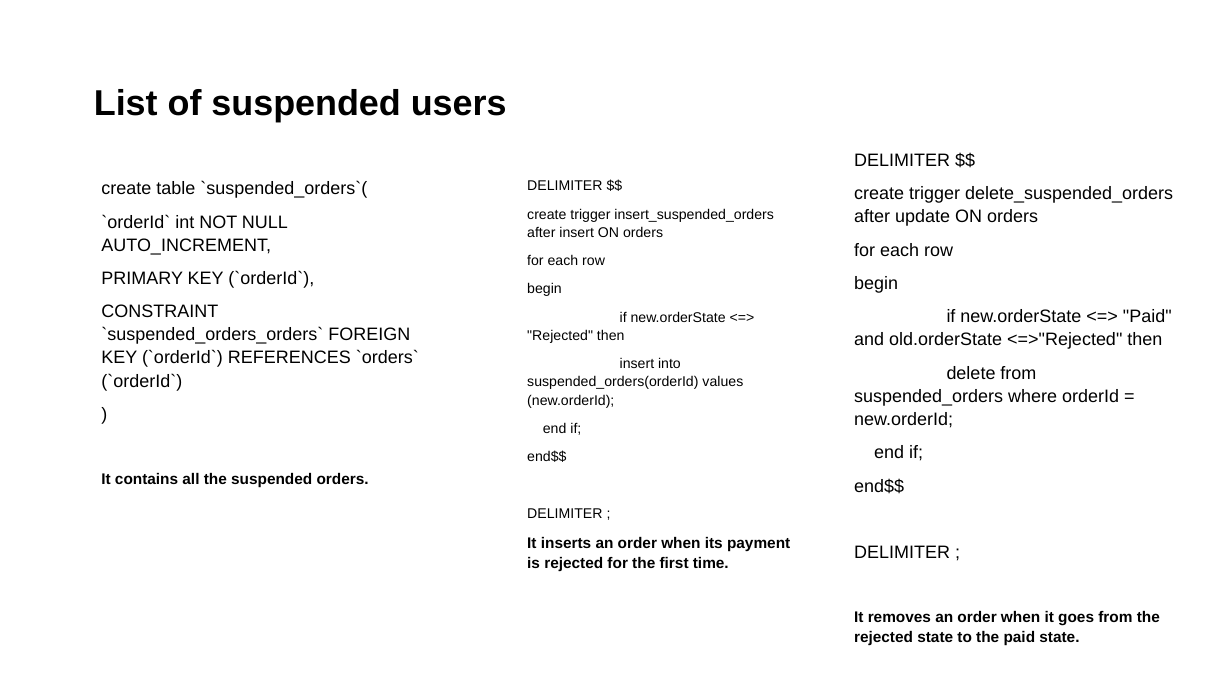
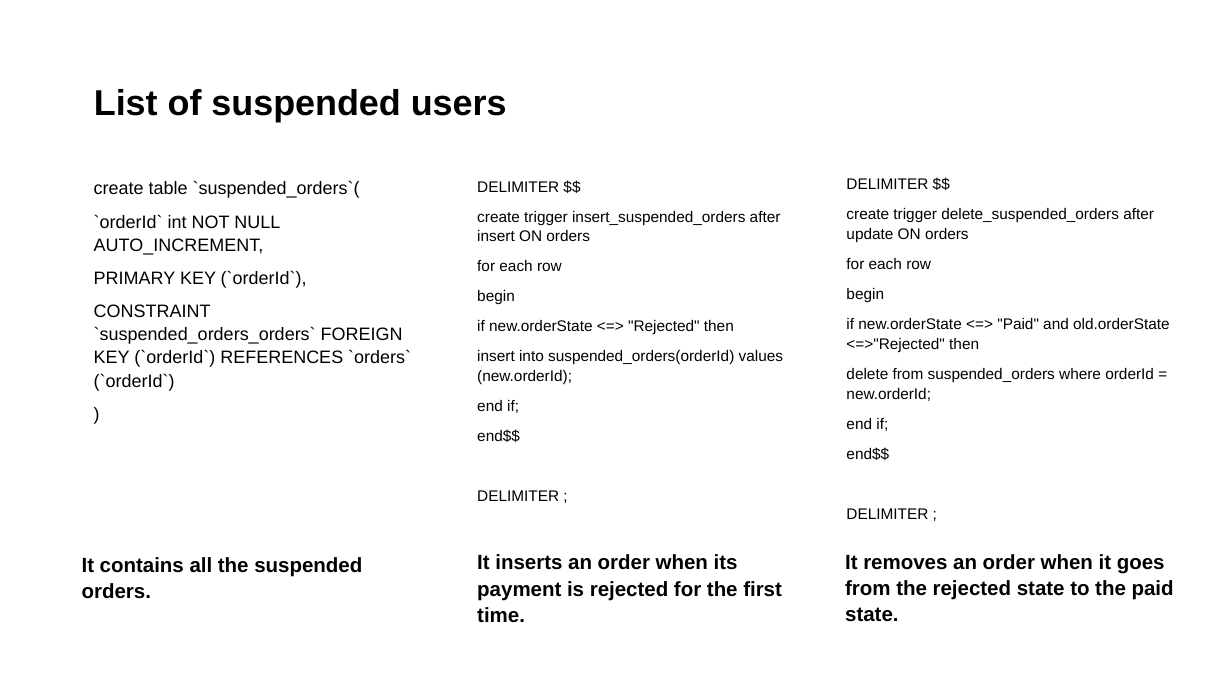
Before and after one commit to priscia99/databases-2-project, a slide deck: slide 23 of Deliverables/Report/Report.pptx. Drawn at 1232x693 pixels with LibreOffice and Linux fonts; fonts in the diff are those of the drawing. Boxes give left, top, right and bottom in pixels: in the first picture for what was removed or moved away, otherwise in the second. Text is boxed around its words. In the diff, an @@ line names an element or a change of style, - is before the commit and + after.

```diff
--- a/Deliverables/Report/Report.pptx
+++ b/Deliverables/Report/Report.pptx
@@ text "DELIMITER $$": place and size @@
-text "DELIMITER $$" at [527,180,790,571]
+text "DELIMITER $$" at [477,181,783,501]
@@ text "DELIMITER $$" at [477,181,783,501]: size 11 to 12 pt @@
@@ text "create table `suspended_orders`(": place and size @@
-text "create table `suspended_orders`(" at [101,181,419,487]
+text "create table `suspended_orders`(" at [94,181,411,391]
@@ text "DELIMITER $$": place and size @@
-text "DELIMITER $$" at [854,153,1173,645]
+text "DELIMITER $$" at [846,178,1170,519]
@@ text "DELIMITER $$" at [846,178,1170,519]: size 14 to 12 pt @@
@@ text at [101,473,369,487]: paragraph removed @@
-It contains all the suspended orders.
@@ text at [527,537,790,571]: paragraph removed @@
-It inserts an order when its payment is rejected for the first time.
@@ text added at [82,557,362,599], 16 pt, text #000000, bold @@
+It contains all the suspended orders.
@@ text added at [477,554,782,623], 16 pt, text #000000, bold @@
+It inserts an order when its payment is rejected for the first time.
@@ text added at [845,554,1174,622], 16 pt, text #000000, bold @@
+It removes an order when it goes from the rejected state to the paid state.
@@ text at [854,611,1160,645]: paragraph removed @@
-It removes an order when it goes from the rejected state to the paid state.
```
Also in this commit, not shown: 20 other slides changed, 1 other file.
